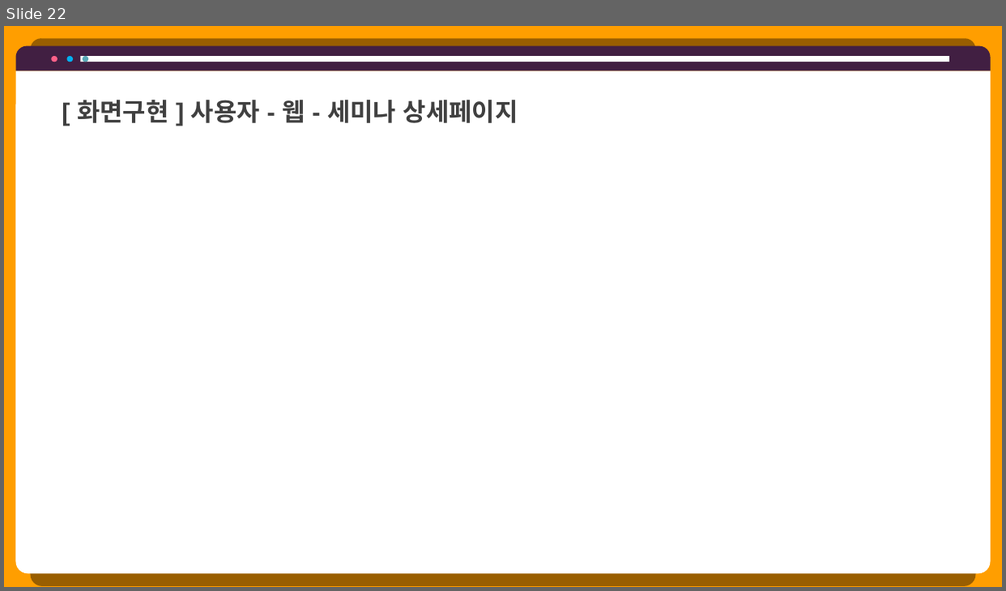
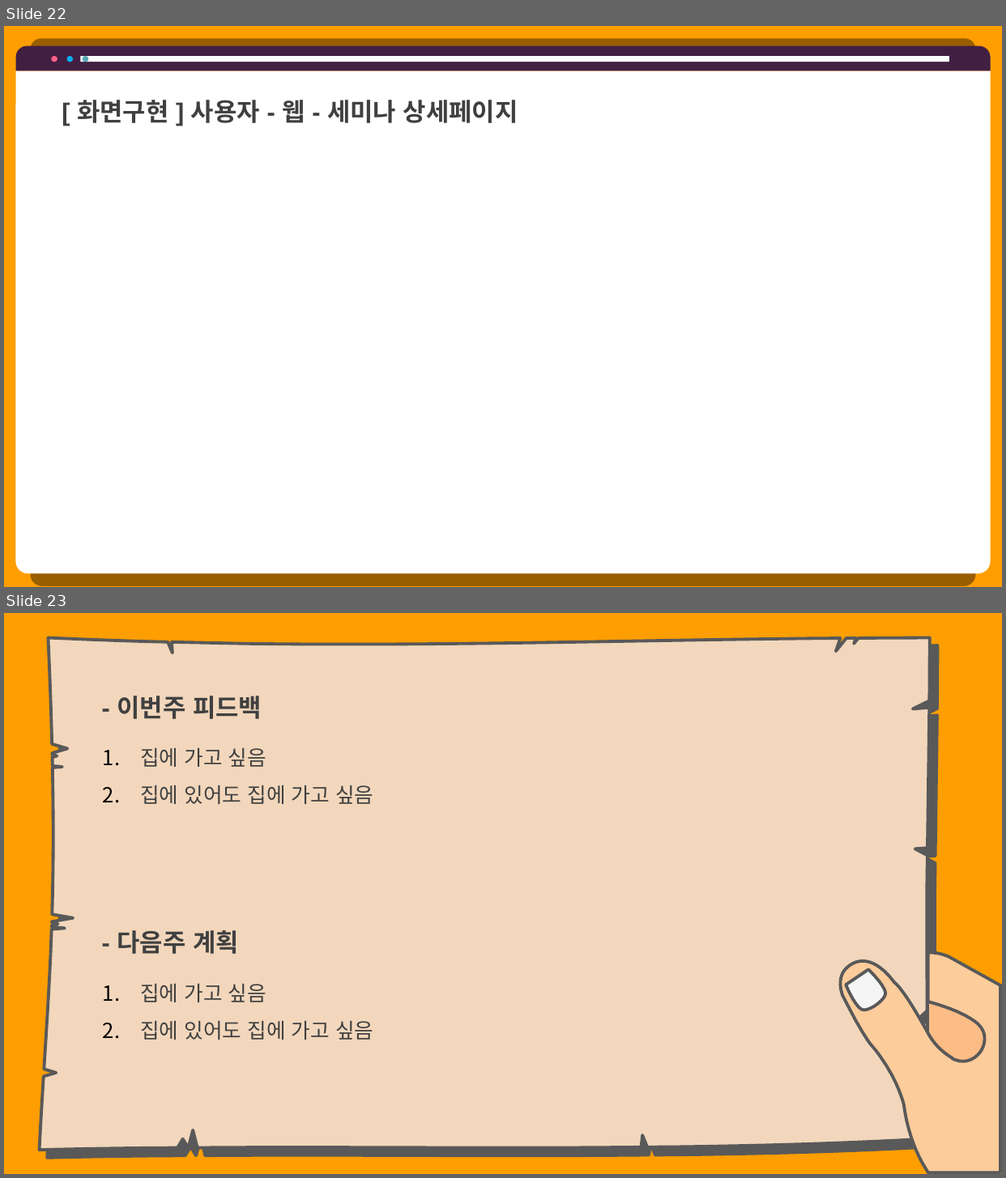
Before and after one commit to hhsw07/ezen-academy-projects, a slide deck: 0 발표용 파워포인트/project06 - 파워포인트 종합.pptx. Shown one above the other, each under a label of ours: slide 22 before the commit, slides 22 and 23 after it. The pictures are 1006x591 and 1006x1178 pixels, drawn with LibreOffice and Linux fonts; fonts in the diff are those of the drawing. Boxes give left, top, right and bottom in pixels: in the first picture for what was removed or moved away, otherwise in the second. Text is boxed around its words. In the diff, an @@ line names an element or a change of style, - is before the commit and + after.

```diff
--- a/0 발표용 파워포인트/project06 - 파워포인트 종합.pptx
+++ b/0 발표용 파워포인트/project06 - 파워포인트 종합.pptx
@@ slide 23 added at bbox=[4, 613, 1002, 1174], background #FF9E00 @@
@@ freeform shape added at bbox=[39, 638, 931, 1151], fill #F2D7BC, outline #595959 2.25 pt @@
@@ text added at bbox=[117, 696, 262, 719], 18 pt, text #404040, bold @@
+- 이번주 피드백
@@ text added at bbox=[140, 748, 373, 804], 15 pt, text #404040 @@
+1. 집에 가고 싶음
+2. 집에 있어도 집에 가고 싶음
@@ text added at bbox=[117, 931, 239, 954], 18 pt, text #404040, bold @@
+- 다음주 계획
@@ freeform shape added at bbox=[840, 952, 1001, 1173], fill #FDCC9B, outline #595959 2.25 pt @@
@@ freeform shape added at bbox=[846, 969, 886, 1010], fill #F5F5F5, outline #595959 2.25 pt @@
@@ freeform shape added at bbox=[927, 973, 994, 1084], fill #FCBC85, outline #595959 2.25 pt @@
@@ text added at bbox=[140, 984, 373, 1040], 15 pt, text #404040 @@
+1. 집에 가고 싶음
+2. 집에 있어도 집에 가고 싶음
```
Also in this commit, not shown: 1 other slide added.
